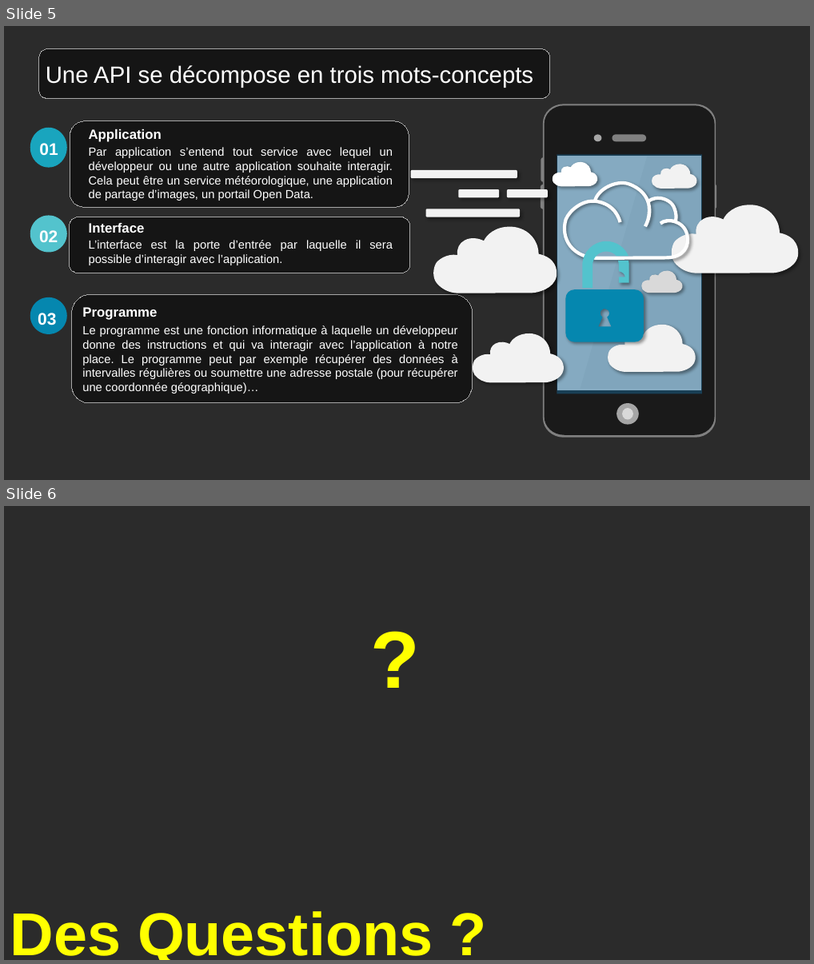
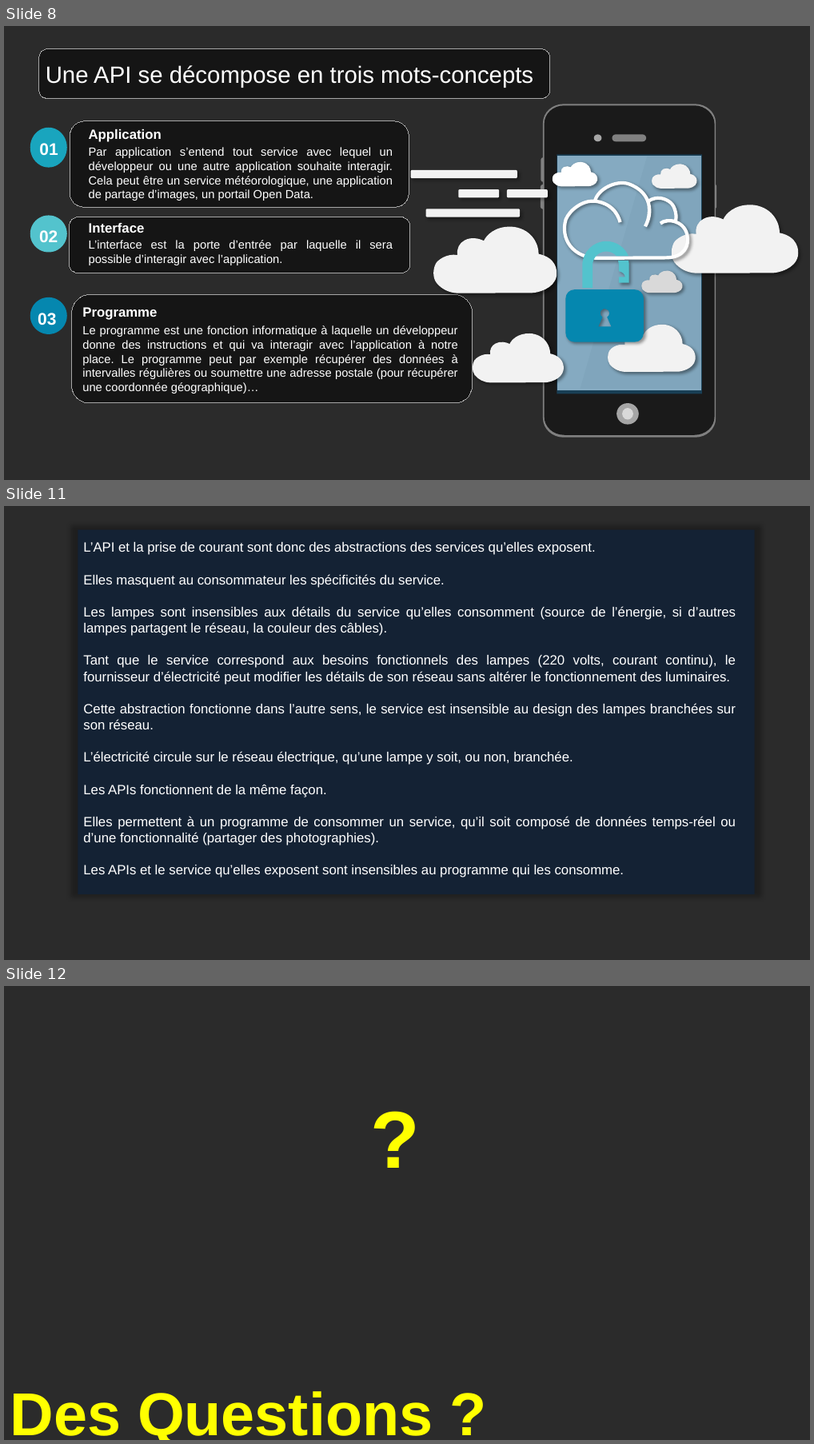
Before and after one commit to Mario-35/api-prestentation, a slide deck: prestentation.pptx. Shown one above the other, each under a label of ours: slides 5 and 6 before the commit, slides 8, 11 and 12 after it; the slides between them are not shown. The pictures are 814x964 and 814x1444 pixels, drawn with LibreOffice and Linux fonts; fonts in the diff are those of the drawing; background and template pictures are left out; a plain dark background stands for a picture behind light text. Boxes give left, top, right and bottom in pixels: in the first picture for what was removed or moved away, otherwise in the second. Text is boxed around its words. In the diff, an @@ line names an element or a change of style, - is before the commit and + after.

```diff
--- a/prestentation.pptx
+++ b/prestentation.pptx
@@ slide 11 added at [4,506,810,960], background picture (left out) @@
@@ rectangle added at [78,529,754,894], fill #0F243E at 70% opacity @@
@@ text added at [83,542,736,877], 16 pt, text #FFFFFF @@
+L’API et la prise de courant sont donc des abstractions des services qu’elles exposent.
+Elles masquent au consommateur les spécificités du service.
+Les lampes sont insensibles aux détails du service qu’elles consomment (source de l’énergie, si d’autres lampes partagent le réseau, la couleur des câbles).
+Tant que le service correspond aux besoins fonctionnels des lampes (220 volts, courant continu), le fournisseur d’électricité peut modifier les détails de son réseau sans altérer le fonctionnement des luminaires.
+Cette abstraction fonctionne dans l’autre sens, le service est insensible au design des lampes branchées sur son réseau.
+L’électricité circule sur le réseau électrique, qu’une lampe y soit, ou non, branchée.
+Les APIs fonctionnent de la même façon.
+Elles permettent à un programme de consommer un service, qu’il soit composé de données temps-réel ou d’une fonctionnalité (partager des photographies).
+Les APIs et le service qu’elles exposent sont insensibles au programme qui les consomme.
@@ what was slide 5 is now slide 8 @@
@@ what was slide 6 is now slide 12 @@
```
Also in this commit, not shown: 6 other slides added, 1 slide removed.
